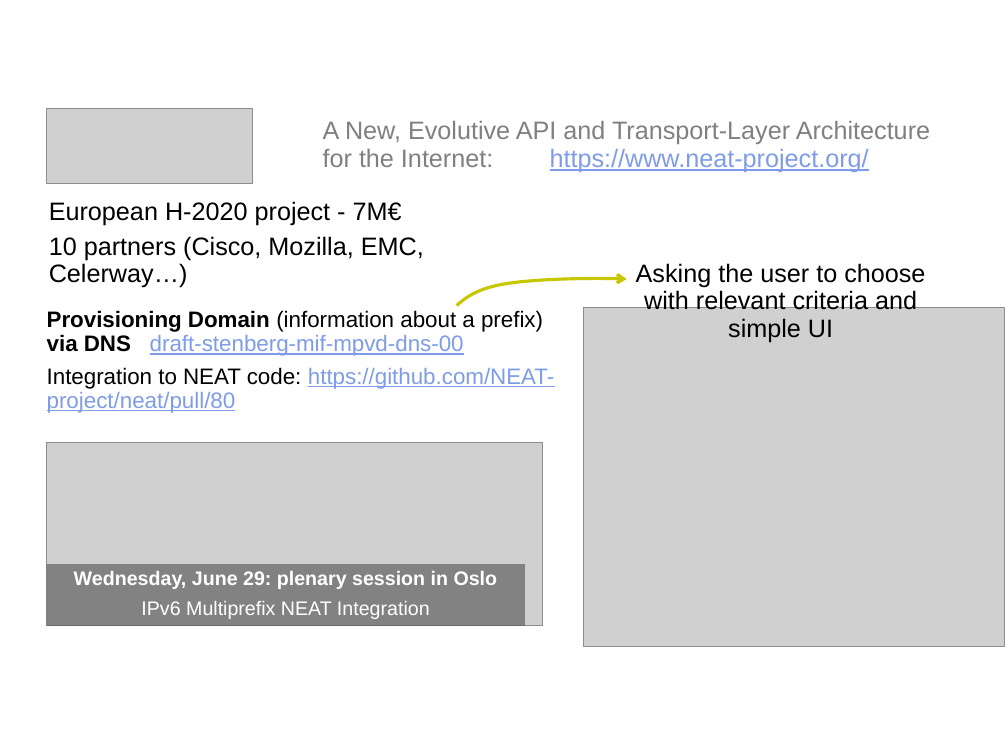
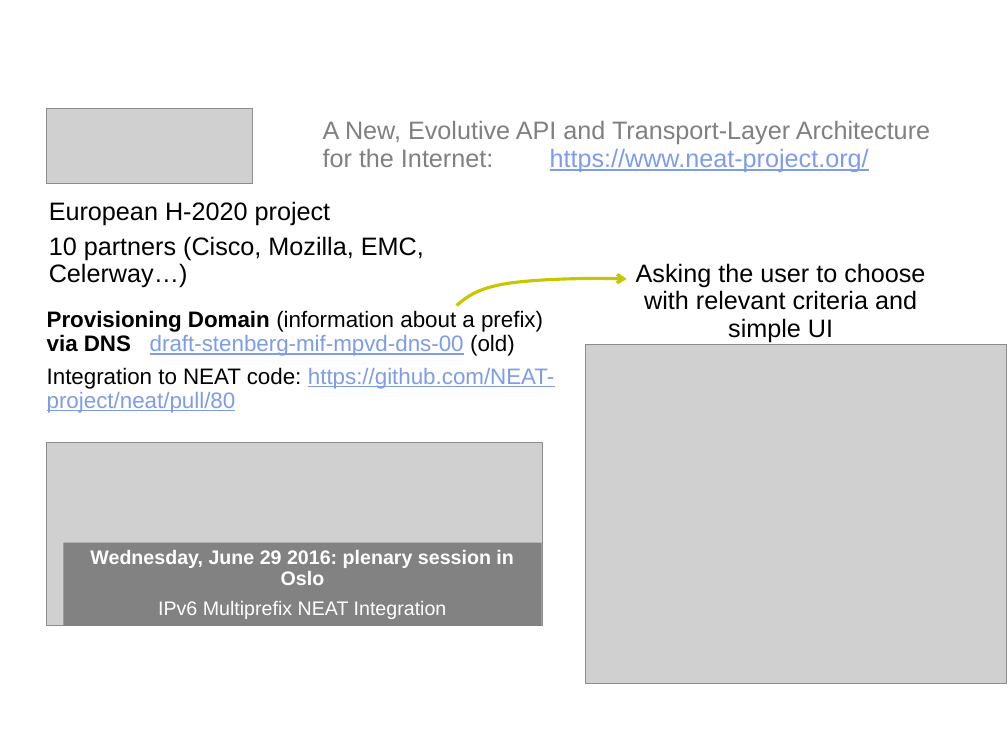
Before and after one commit to mami-project/roadshows, a slide deck: slide 4 of post-sockets/Eric Vyncke - work on pvd.pptx (slide 5 before the commit). Drawn at 1008x756 pixels with LibreOffice and Linux fonts; fonts in the diff are those of the drawing; grey boxes stand for pictures. Boxes give left, top, right and bottom in pixels: in the first picture for what was removed or moved away, otherwise in the second. Text is boxed around its words. In the diff, an @@ line names an element or a change of style, - is before the commit and + after.

```diff
--- a/post-sockets/Eric Vyncke - work on pvd.pptx
+++ b/post-sockets/Eric Vyncke - work on pvd.pptx
@@ text at [49,201,331,225]: text changed @@
-European H-2020 project - 7M€
+European H-2020 project
@@ text at [47,310,543,356]: text changed @@
-Provisioning Domain (information about a prefix)
-via DNS draft-stenberg-mif-mpvd-dns-00
+Provisioning Domain (information about a prefix)
+via DNS draft-stenberg-mif-mpvd-dns-00 (old)
@@ picture: place and size @@
-picture at [583,307,1004,646]
+picture at [586,345,1007,683]
@@ rectangle "Wednesday, June 29 2016: plenary ...": place and size @@
-rectangle "Wednesday, June 29 2016: plenary ..." at [46,564,525,626]
+rectangle "Wednesday, June 29 2016: plenary ..." at [64,542,542,625]
@@ text in rectangle at [90,550,513,585]: text changed @@
-Wednesday, June 29: plenary session in Oslo
+Wednesday, June 29 2016: plenary session in Oslo
```
Also in this commit, not shown: 2 other slides changed, 1 slide added.
